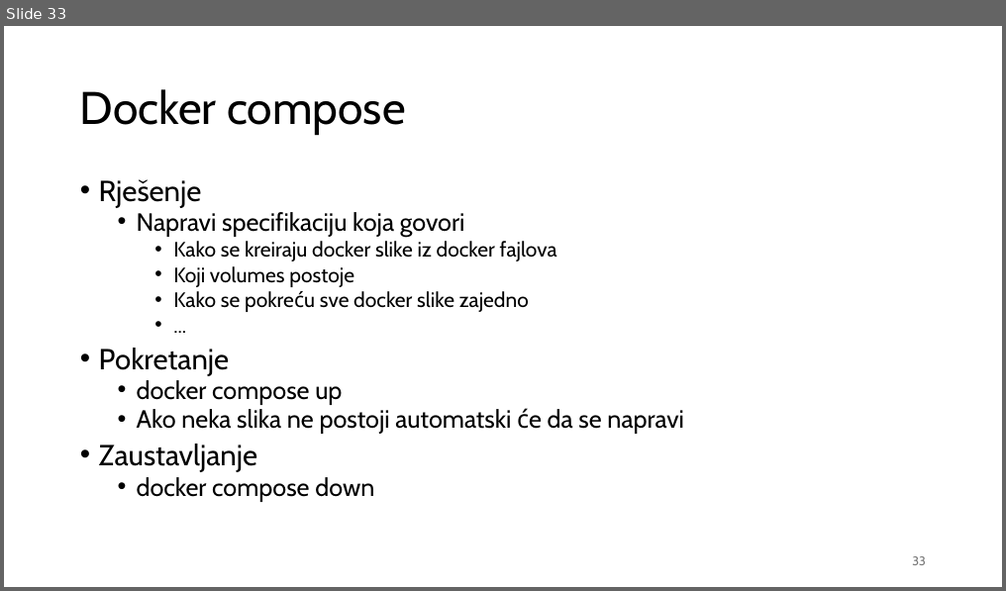
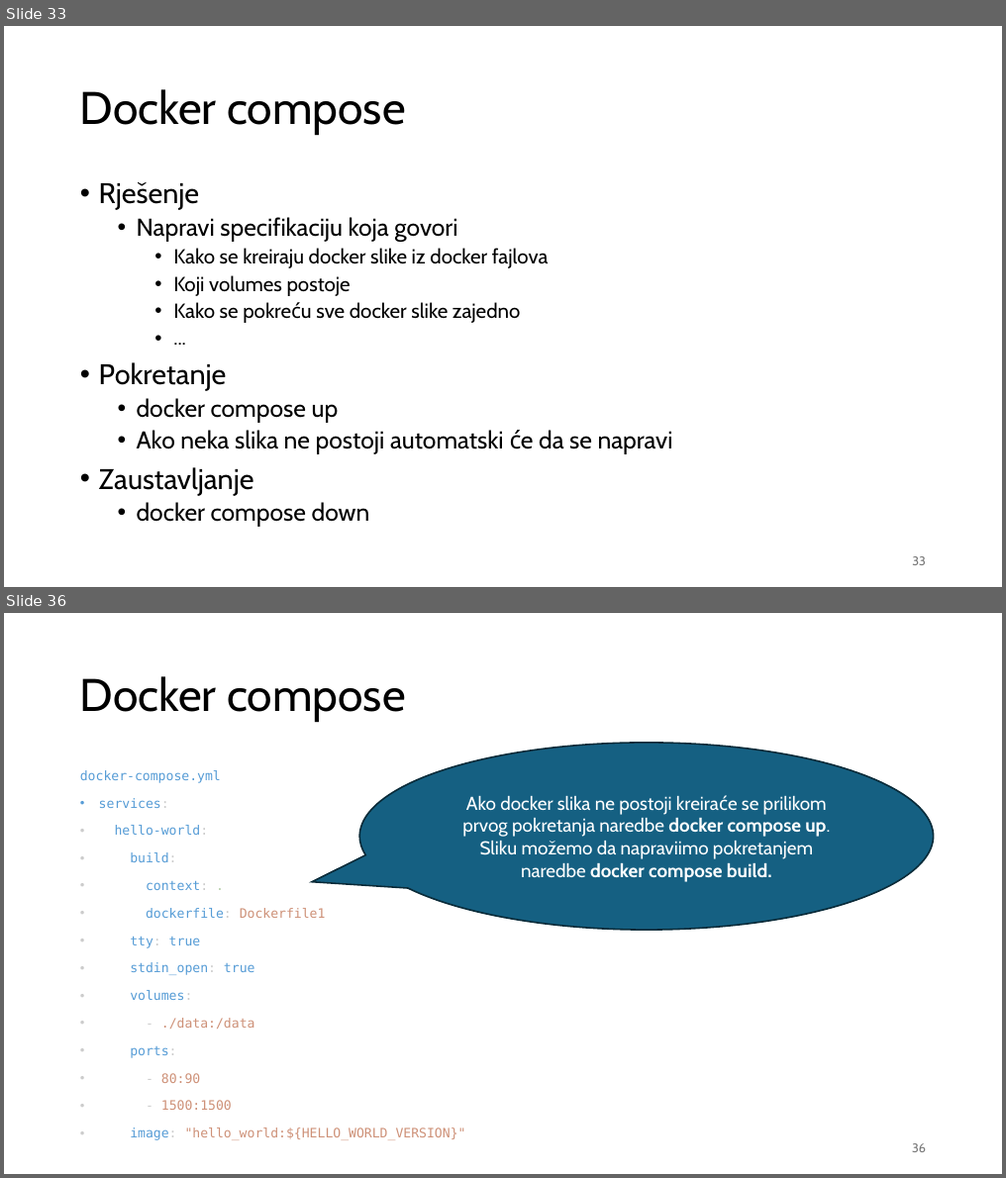
Before and after one commit to nnMan1/operativni_sistemi_2024, a slide deck: Materijali/docker/Docker.pptx. Shown one above the other, each under a label of ours: slide 33 before the commit, slides 33 and 36 after it; the slides between them are not shown. The pictures are 1006x591 and 1006x1178 pixels, drawn with LibreOffice and Linux fonts; fonts in the diff are those of the drawing. Boxes give left, top, right and bottom in pixels: in the first picture for what was removed or moved away, otherwise in the second. Text is boxed around its words. In the diff, an @@ line names an element or a change of style, - is before the commit and + after.

```diff
--- a/Materijali/docker/Docker.pptx
+++ b/Materijali/docker/Docker.pptx
@@ slide 36 added at (4,613,1002,1174), background #FFFFFF @@
@@ title added at (80,676,406,722), 44 pt, text #000000 @@
+Docker compose
@@ speech bubble added at (359,743,933,930), fill #156082, outline #092A38 1.5 pt, 18 pt, text #FFFFFF @@
+Ako docker slika ne postoji kreiraće se prilikom prvog pokretanja naredbe docker compose up. Sliku možemo da napraviimo pokretanjem naredbe docker compose build.
@@ text added at (80,770,466,1141), 12.5 pt, text #569CD6 @@
+docker-compose.yml
+• services:
+• hello-world:
+• build:
+• context: .
+• dockerfile: Dockerfile1
+• tty: true
+• stdin_open: true
+• volumes:
+• - ./data:/data
+• ports:
+• - 80:90
+• - 1500:1500
+• image: "hello_world:${HELLO_WORLD_VERSION}"
@@ page number added at (912,1144,926,1153), 12 pt, text #797979 @@
+36
@@ slide 33 changed as well @@
@@ text "Rješenje" at (99,182,673,527): size 28 to 27.4 pt in "Rješenje", "Pokretanje", "Zaustavljanje"; size 24 to 23.5 pt in "Napravi specifikaciju koja govori", "docker compose up", "Ako neka slika ne postoji automatski će ...", "docker compose down"; size 20 to 19.6 pt in "Kako se kreiraju docker slike iz docker ...", "Koji volumes postoje", "Kako se pokreću sve docker slike zajedno", "..."; line spacing 0.8 to 0.9 @@
```
Also in this commit, not shown: 20 other slides changed, 10 other slides added, 1 slide removed.
